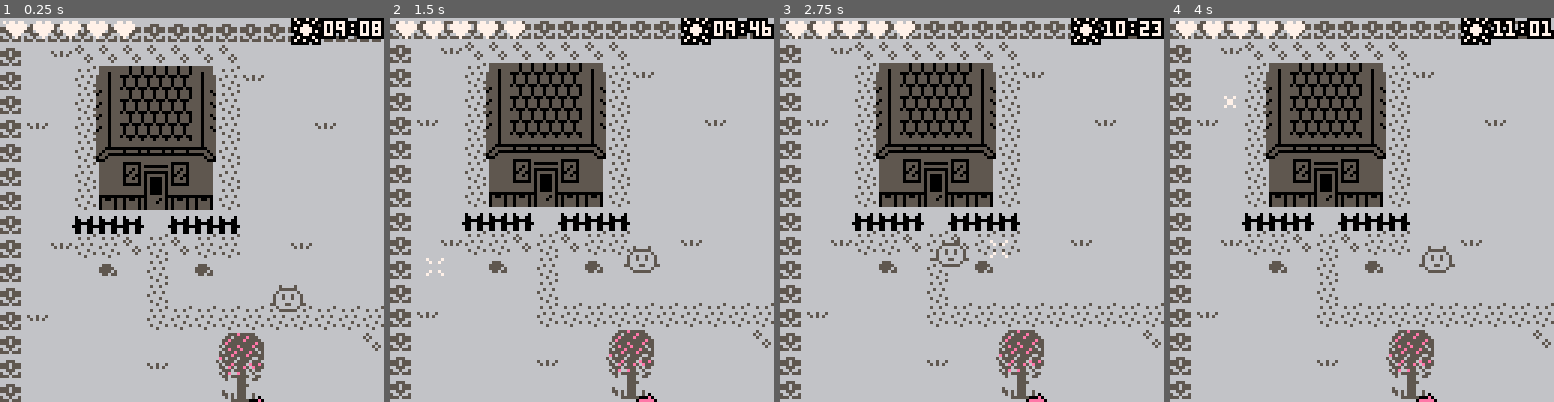
Above: before the commit, frames 1-4 (left to right).
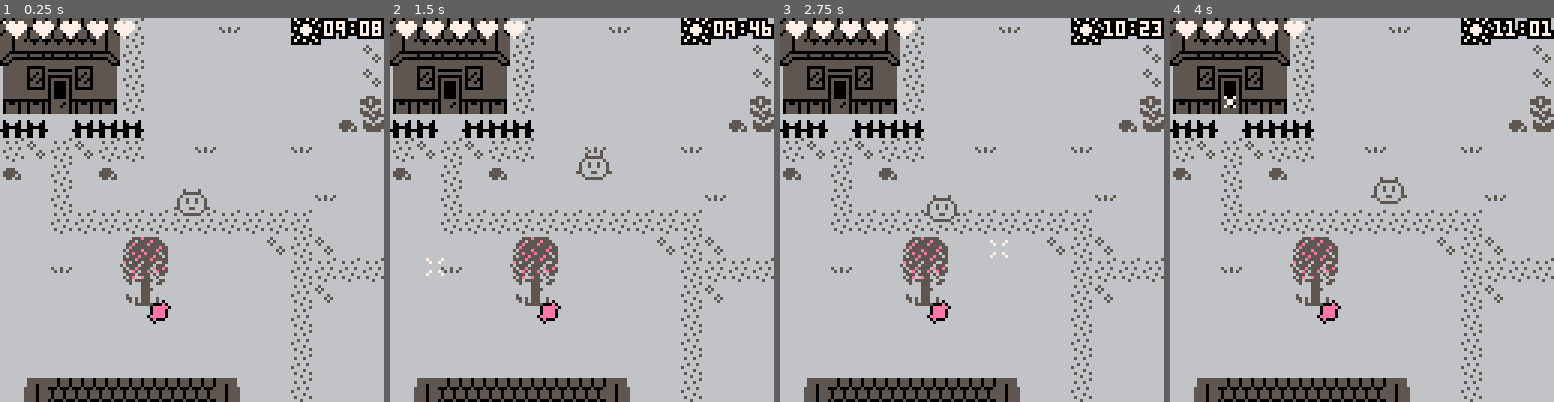
Above: after the commit, the same moments.

Repository: Lyatus/ld43
Game: PICO-8 cartridge ld43.p8
Two runs of this game, one before a commit and one after it. Both use one fixed random seed, a clock stepped at 60 frames per second and the inputs below.
Inputs (mouse positions are in pixels of both pictures, inside the frame that each line leads up to):
- Up to frame 1 (0.25 s): no input
- Up to frame 2 (1.5 s): click (670, 121) at 0.67 s; tap O (Z key) at 0.7 s; click (436, 267) at 1.22 s
- Up to frame 3 (2.75 s): hold Right 1.6-2.1 s; tap O (Z key) at 1.7, 2.1, 2.5 s; click (887, 114) at 1.77 s; hold Up 2.15-2.42 s; click (952, 259) at 2.32 s; hold Right from 2.47 s (still down)
- Up to frame 4 (4 s): click (1404, 106) at 2.87 s; tap O (Z key) at 2.9, 3.3, 3.7 s; release Right at 3.03 s; hold Left 3.08-3.58 s; click (1465, 256) at 3.42 s; hold Down 3.63-3.97 s; click (1231, 102) at 3.97 s

The runs differ from the first frame. In frame 1, 31% of the frame differs, in the area x 0-100%, y 0-100%; in frame 2, 31%; in frame 3, 31%; in frame 4, 31%.

Commit message:
Map stays closer to Tama

Diff:
--- a/ld43.p8
+++ b/ld43.p8
@@ -134,14 +134,14 @@
 -- map
 
 function map_init()
-	map_x = 0
-	map_y = 0
+	map_x = 32
+	map_y = 32
 end
 function map_update()
-	if map_x+32 < tma_x then map_move(1,0) end
-	if map_x+96 > tma_x then map_move(-1,0) end
-	if map_y+32 < tma_y then map_move(0,1) end
-	if map_y+96 > tma_y then map_move(0,-1) end
+	if map_x+48 < tma_x then map_move(1,0) end
+	if map_x+80 > tma_x then map_move(-1,0) end
+	if map_y+48 < tma_y then map_move(0,1) end
+	if map_y+80 > tma_y then map_move(0,-1) end
 end
 function map_draw()
 	map(map_x/8, map_y/8, -(map_x%8), -(map_y%8), 17, 17)
